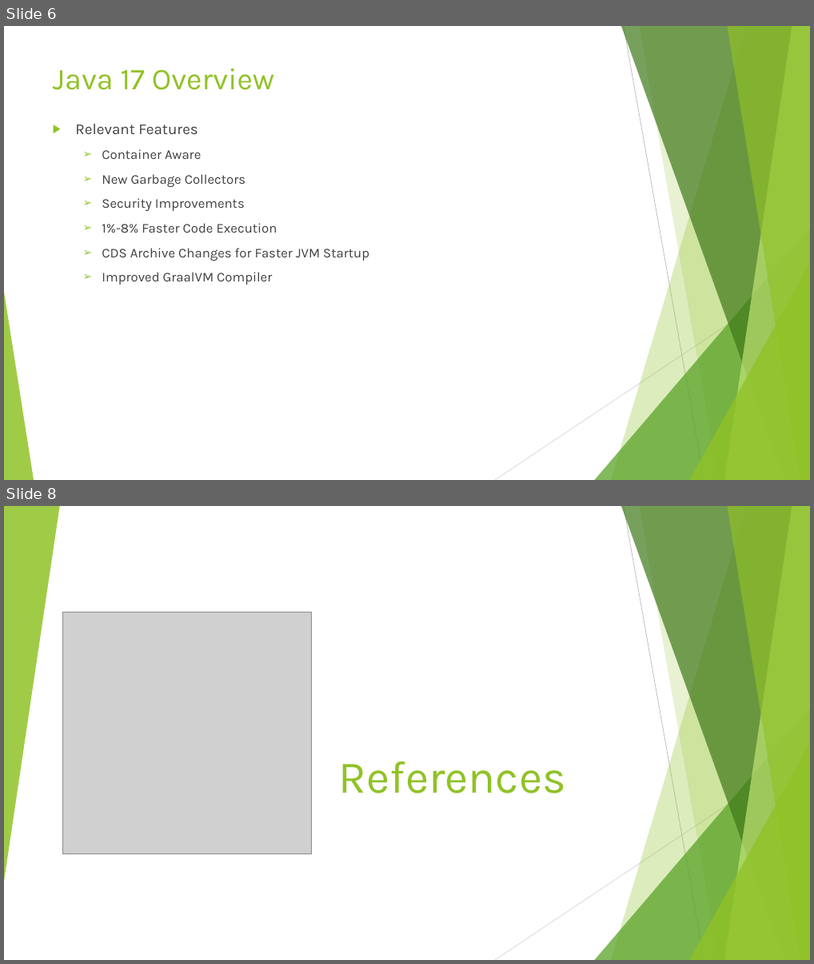
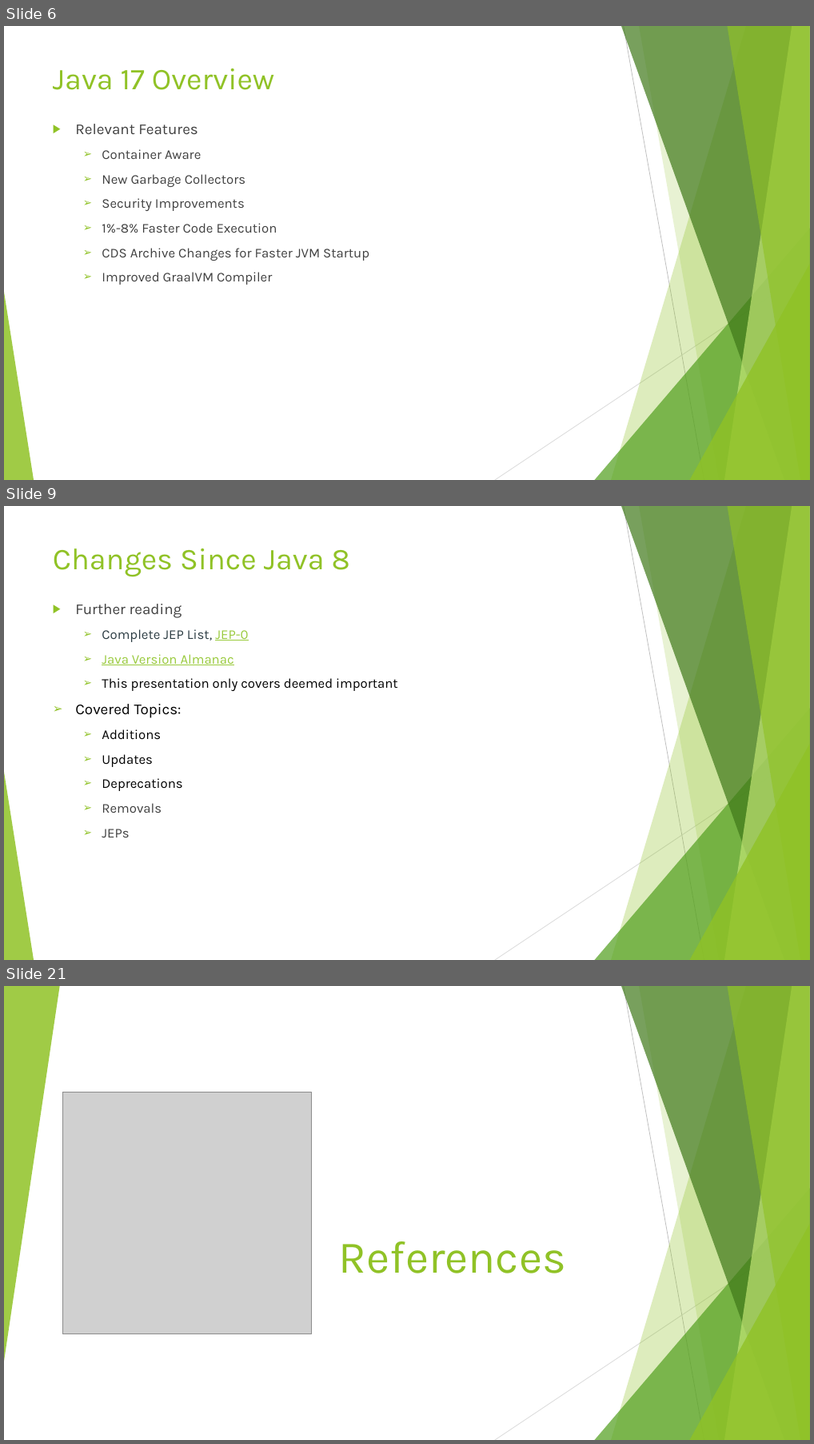
Before and after one commit to Rohan427/Qpid4Graal, a slide deck: doc/reference/Java_17 _Upgrade.pptx. Shown one above the other, each under a label of ours: slides 6 and 8 before the commit, slides 6, 9 and 21 after it; the slides between them are not shown. The pictures are 814x964 and 814x1444 pixels, drawn with LibreOffice and Linux fonts; fonts in the diff are those of the drawing; grey boxes stand for pictures. Boxes give left, top, right and bottom in pixels: in the first picture for what was removed or moved away, otherwise in the second. Text is boxed around its words. In the diff, an @@ line names an element or a change of style, - is before the commit and + after.

Commit message:
Java 17 Upgrade PPT v2

```diff
--- a/doc/reference/Java_17 _Upgrade.pptx
+++ b/doc/reference/Java_17 _Upgrade.pptx
@@ slide 9 added at box(4, 506, 810, 960), background #FFFFFF; not listed: 10 template elements that a slide beside it also shows @@
@@ title added at box(53, 548, 350, 576), 36 pt, text #90C226 @@
+Changes Since Java 8
@@ text added at box(75, 604, 398, 837), 16 pt, text #000000 @@
+▶ Further reading
+  ➢ Complete JEP List, JEP-0
+  ➢ Java Version Almanac
+  ➢ This presentation only covers deemed important
+➢ Covered Topics:
+  ➢ Additions
+  ➢ Updates
+  ➢ Deprecations
+  ➢ Removals
+  ➢ JEPs
@@ what was slide 8 is now slide 21 @@
```
Also in this commit, not shown: 3 slides changed, 12 other slides added, 1 other file.
